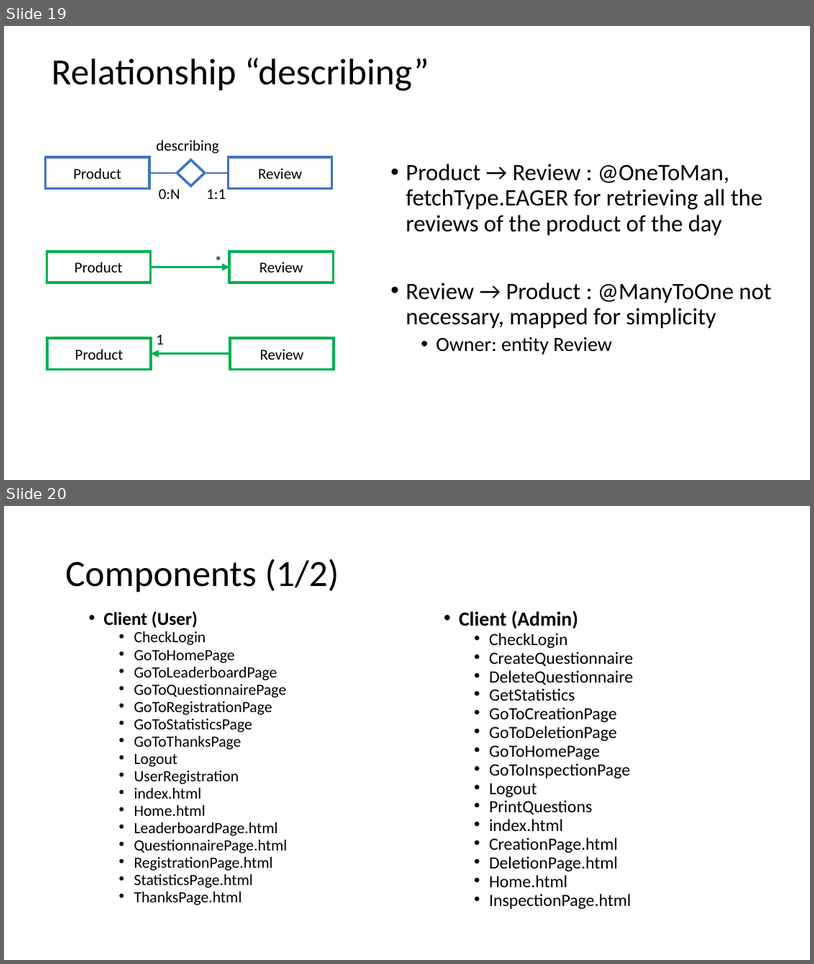
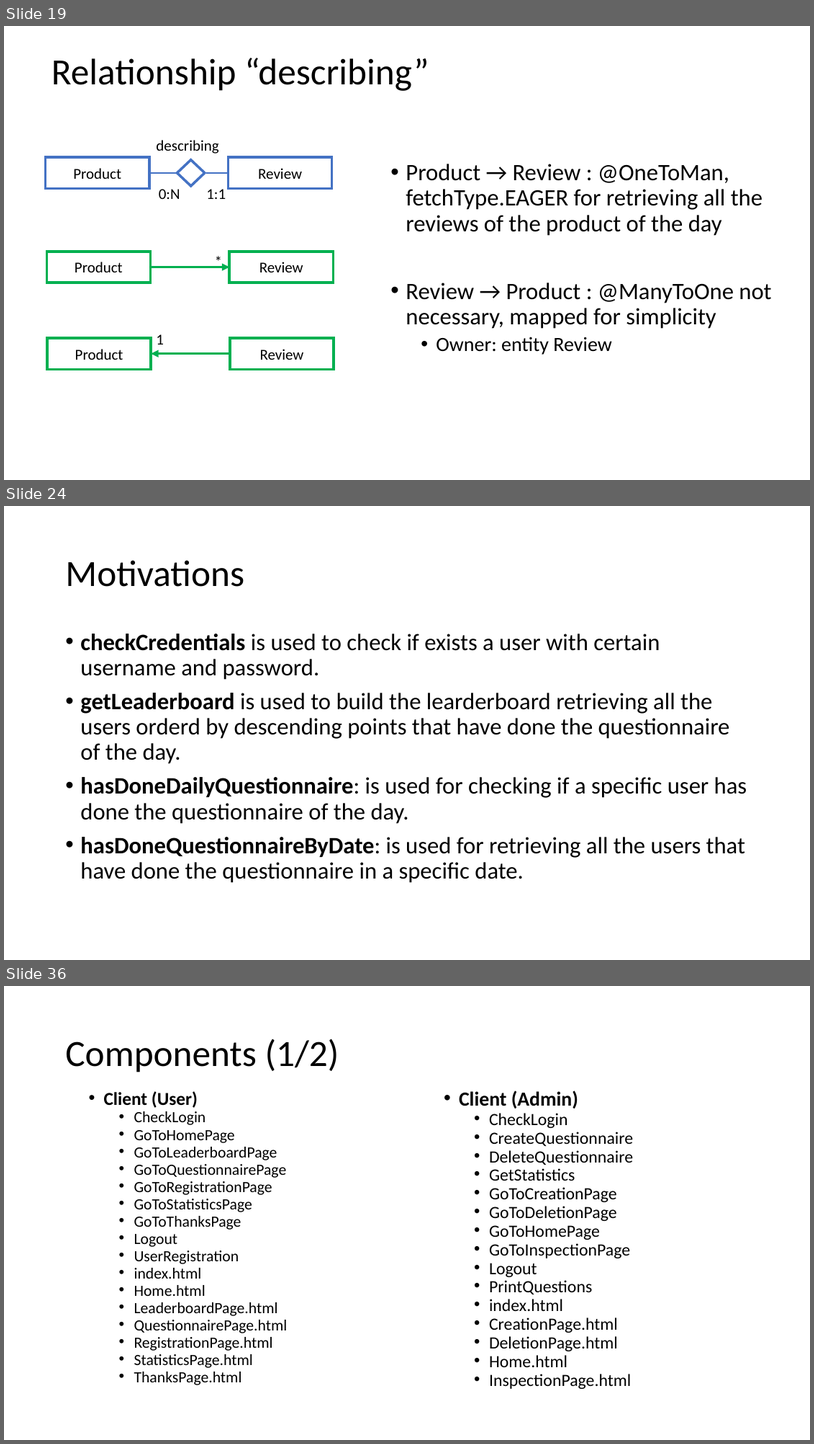
Before and after one commit to LudovicoRighi/EasyReview, a slide deck: PROJECT.pptx. Shown one above the other, each under a label of ours: slides 19 and 20 before the commit, slides 19, 24 and 36 after it; the slides between them are not shown. The pictures are 814x964 and 814x1444 pixels, drawn with LibreOffice and Linux fonts; fonts in the diff are those of the drawing. Boxes give left, top, right and bottom in pixels: in the first picture for what was removed or moved away, otherwise in the second. Text is boxed around its words. In the diff, an @@ line names an element or a change of style, - is before the commit and + after.

```diff
--- a/PROJECT.pptx
+++ b/PROJECT.pptx
@@ slide 24 added at box(4, 506, 810, 960), background #FFFFFF @@
@@ title added at box(65, 560, 244, 587), 44 pt, text #000000 @@
+Motivations
@@ text added at box(80, 633, 748, 883), 28 pt, text #000000 @@
+• checkCredentials is used to check if exists a user with certain username and password.
+• getLeaderboard is used to build the learderboard retrieving all the users orderd by descending points that have done the questionnaire of the day.
+• hasDoneDailyQuestionnaire: is used for checking if a specific user has done the questionnaire of the day.
+• hasDoneQuestionnaireByDate: is used for retrieving all the users that have done the questionnaire in a specific date.
@@ what was slide 20 is now slide 36 @@
```
Also in this commit, not shown: 2 slides changed, 18 other slides added, 5 other files.
